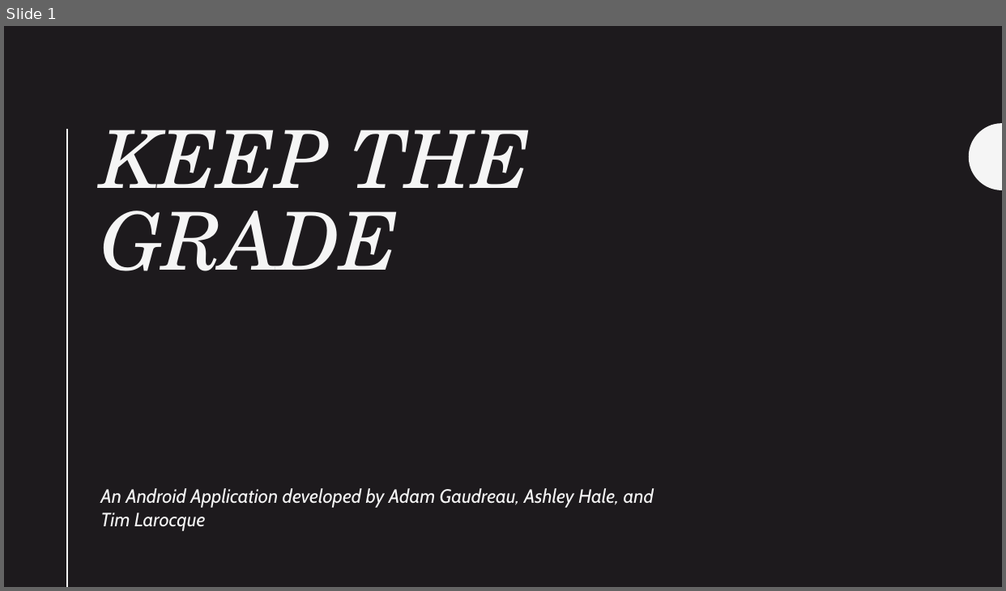
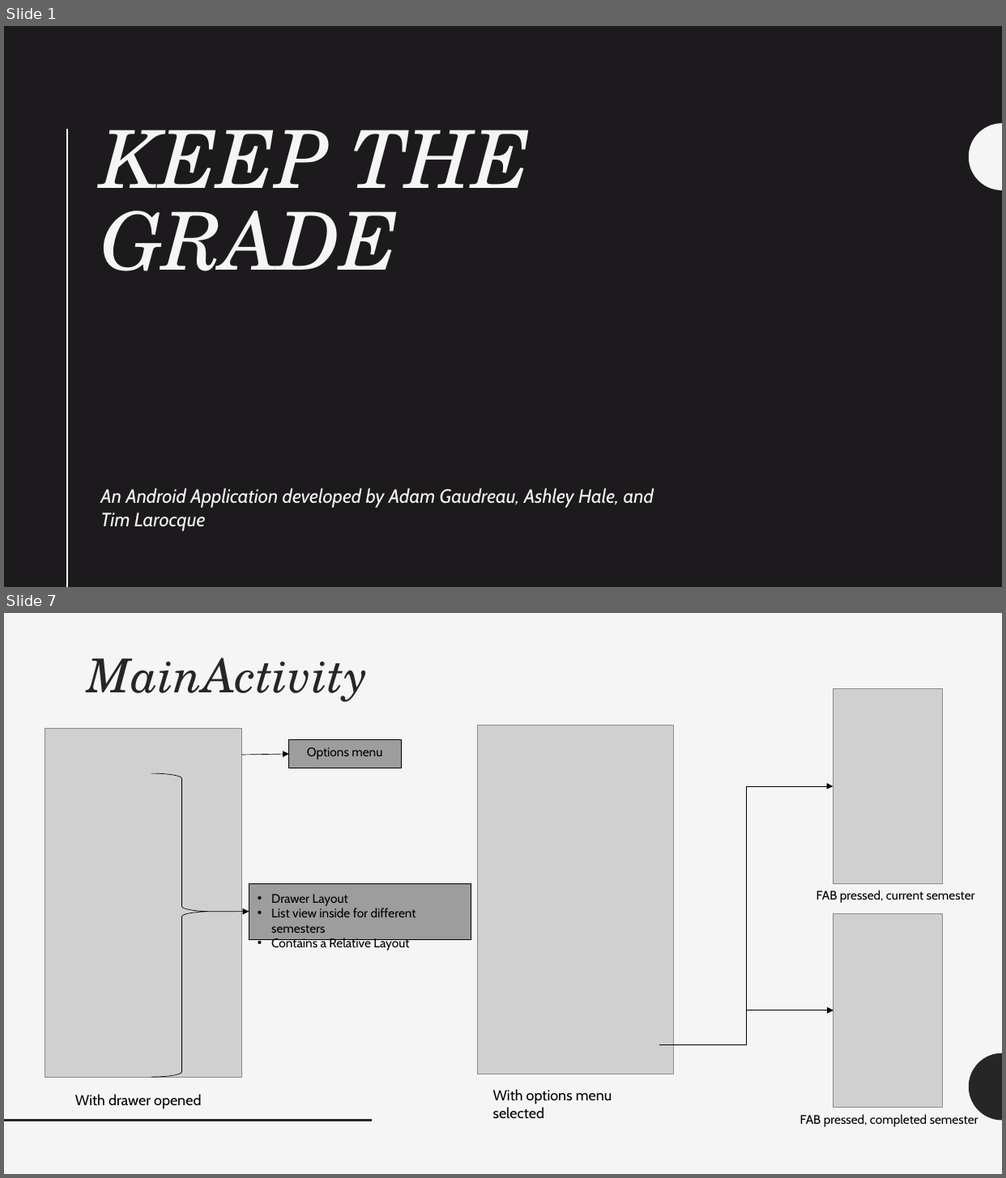
Before and after one commit to uml-app1-2016/Keep-the-Grade, a slide deck: Presentation.pptx. Shown one above the other, each under a label of ours: slide 1 before the commit, slides 1 and 7 after it; the slides between them are not shown. The pictures are 1006x591 and 1006x1178 pixels, drawn with LibreOffice and Linux fonts; fonts in the diff are those of the drawing; grey boxes stand for pictures. Boxes give left, top, right and bottom in pixels: in the first picture for what was removed or moved away, otherwise in the second. Text is boxed around its words. In the diff, an @@ line names an element or a change of style, - is before the commit and + after.

```diff
--- a/Presentation.pptx
+++ b/Presentation.pptx
@@ slide 7 added at box(4, 613, 1002, 1174), background #F5F5F5 @@
@@ title added at box(87, 658, 368, 702), 45 pt, text #262626, italic @@
+MainActivity
@@ picture added at box(833, 689, 942, 884) @@
@@ picture added at box(45, 728, 242, 1078) @@
@@ picture added at box(478, 726, 675, 1075) @@
@@ arrow added from (241, 755) to (289, 754), #000000 0.5 pt @@
@@ rectangle added at box(289, 739, 402, 768), fill #9D9D9D, outline #000000 0.5 pt @@
@@ text added at box(307, 747, 382, 760), 12 pt, text #000000 @@
+Options menu
@@ right brace added at box(151, 773, 212, 1077), outline #000000 0.5 pt @@
@@ elbow arrow added from (747, 1011) to (833, 786), #000000 0.5 pt @@
@@ rectangle added at box(249, 884, 471, 939), fill #9D9D9D, outline #000000 0.5 pt @@
@@ text added at box(271, 894, 416, 952), 12 pt, text #000000 @@
+• Drawer Layout
+• List view inside for different semesters
+• Contains a Relative Layout
@@ text added at box(816, 890, 975, 903), 12 pt, text #000000 @@
+FAB pressed, current semester
@@ arrow added from (213, 912) to (249, 912), #000000 0.5 pt @@
@@ picture added at box(833, 914, 943, 1108) @@
@@ elbow arrow added from (660, 1045) to (833, 1011), #000000 0.5 pt @@
@@ freeform shape added at box(969, 1053, 1002, 1121), fill #262626 @@
@@ text added at box(75, 1094, 201, 1110), 14 pt, text #000000 @@
+With drawer opened
@@ text added at box(493, 1089, 612, 1119), 14 pt, text #000000 @@
+With options menu selected
@@ line added from (4, 1121) to (373, 1121), #262626 2 pt @@
@@ text added at box(800, 1114, 978, 1127), 12 pt, text #000000 @@
+FAB pressed, completed semester
```
Also in this commit, not shown: 11 other slides added.
